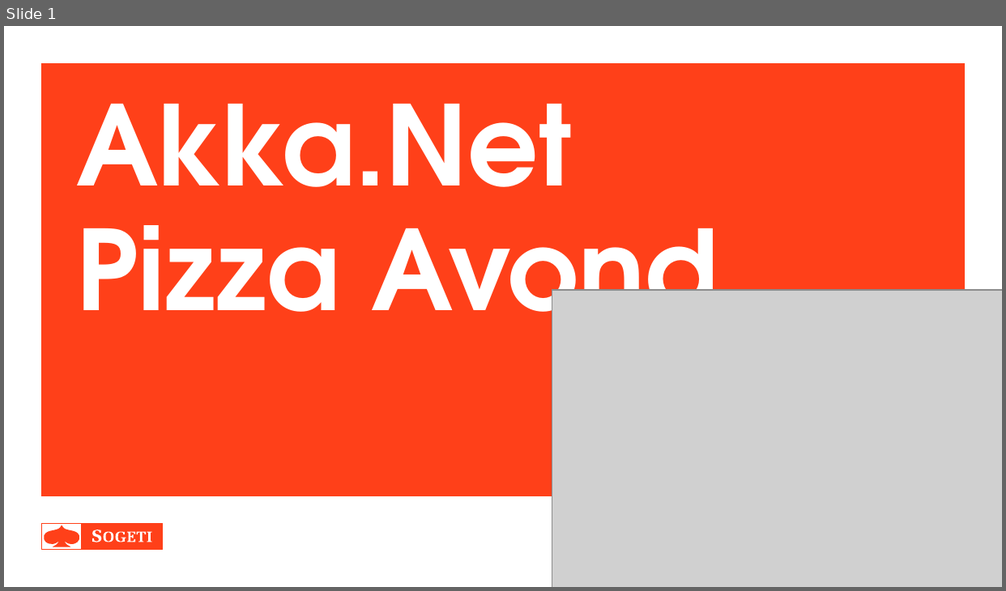
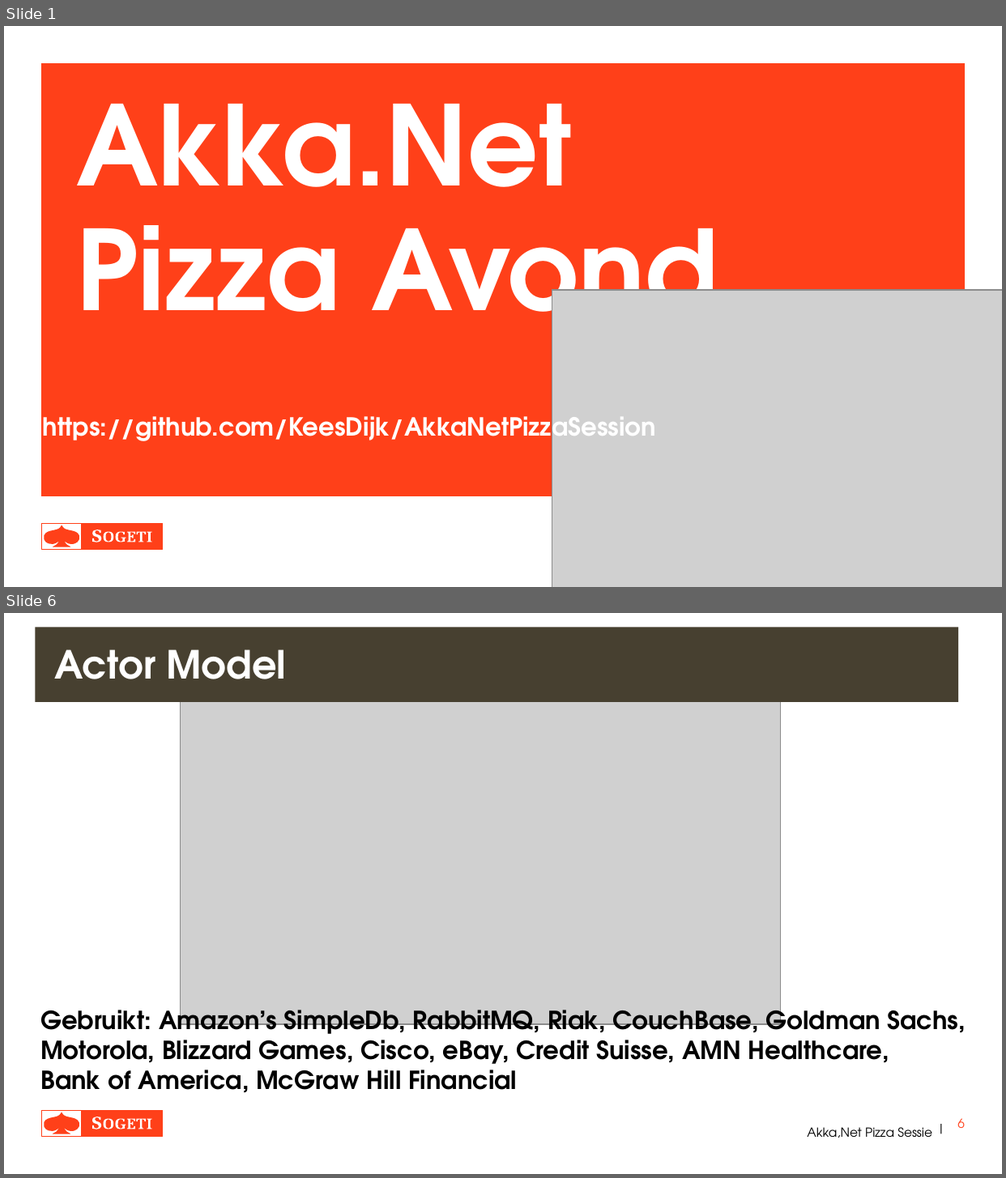
Before and after one commit to KeesDijk/AkkaNetPizzaSession, a slide deck: Documentation/AkkaNetPizzaAvond.pptx. Shown one above the other, each under a label of ours: slide 1 before the commit, slides 1 and 6 after it; the slides between them are not shown. The pictures are 1006x591 and 1006x1178 pixels, drawn with LibreOffice and Linux fonts; fonts in the diff are those of the drawing; grey boxes stand for pictures. Boxes give left, top, right and bottom in pixels: in the first picture for what was removed or moved away, otherwise in the second. Text is boxed around its words. In the diff, an @@ line names an element or a change of style, - is before the commit and + after.

```diff
--- a/Documentation/AkkaNetPizzaAvond.pptx
+++ b/Documentation/AkkaNetPizzaAvond.pptx
@@ slide 6 added at <box>4,613,1002,1174</box>, background #FFFFFF @@
@@ title added at <box>35,627,958,702</box>, fill #474030, 28 pt, text #FFFFFF, bold @@
+Actor Model
@@ picture added at <box>181,687,780,1024</box> @@
@@ text added at <box>40,1002,965,1093</box>, 18 pt, text #000000, bold @@
+Gebruikt: Amazon’s SimpleDb, RabbitMQ, Riak, CouchBase, Goldman Sachs,
+Motorola, Blizzard Games, Cisco, eBay, Credit Suisse, AMN Healthcare,
+Bank of America, McGraw Hill Financial
@@ group added at <box>41,1111,162,1137</box>: 7 freeform shapes, 2 rectangles @@
@@ text added at <box>932,1116,950,1137</box>, 9 pt, text #000000 @@
+|
@@ page number added at <box>957,1118,965,1128</box>, 9 pt, text #FF4019 @@
+6
@@ text added at <box>807,1127,932,1138</box>, 9 pt, text #000000 @@
+Akka,Net Pizza Sessie
@@ slide 1 changed as well @@
@@ text added at <box>43,409,656,447</box>, 18 pt, text #FFFFFF, bold @@
+https://github.com/KeesDijk/AkkaNetPizzaSession
```
Also in this commit, not shown: 2 other slides changed, 7 other slides added, 59 other files.
